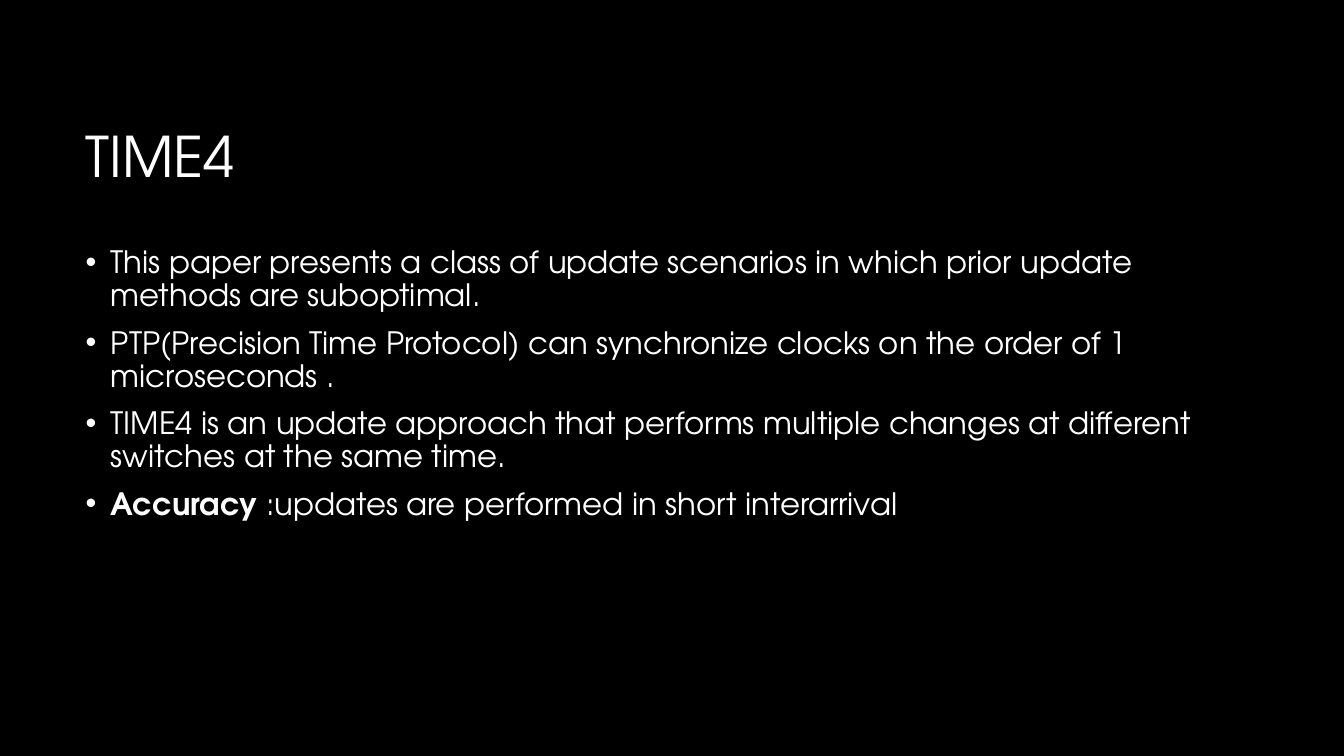
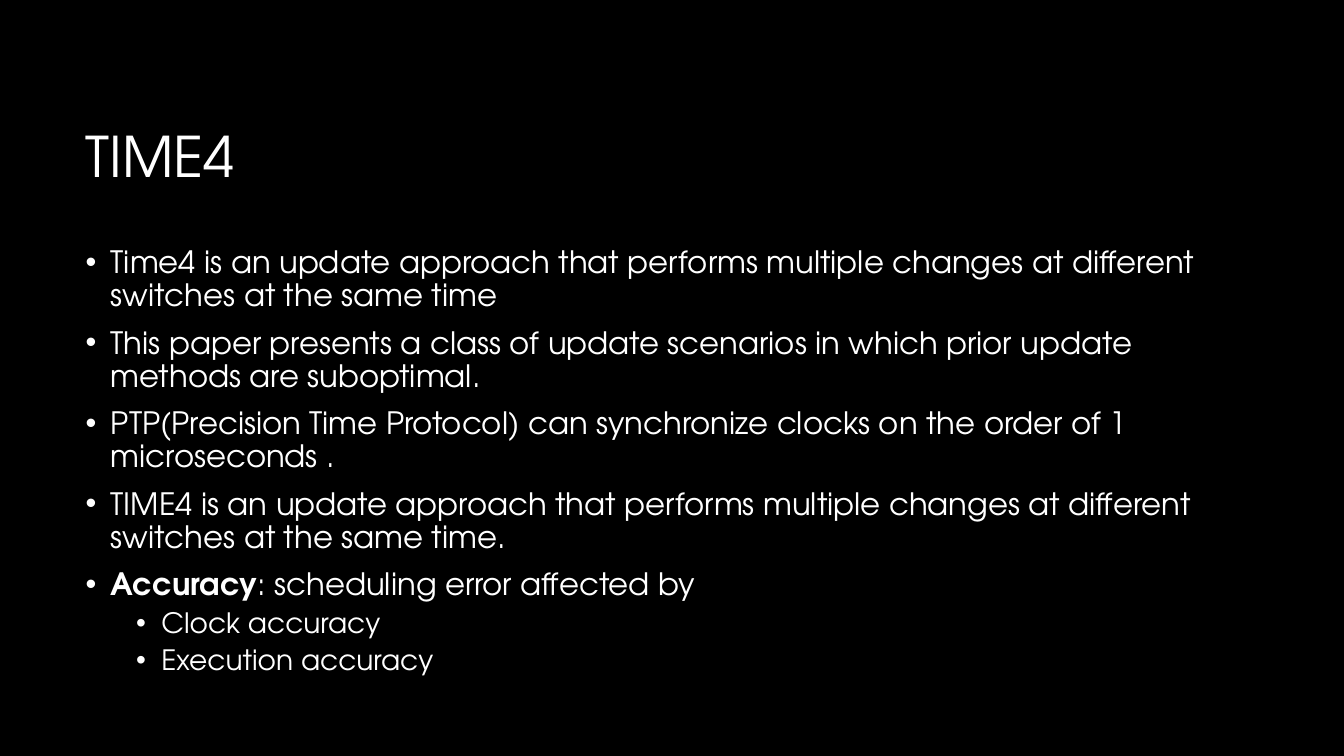
Before and after one commit to arshiarezaei/ConsistentAndFastNetworkUpdateInWirelessTimeSensitiveSoftware-DefinedNetworks, a slide deck: slide 4 of Presentation1.pptx (slide 3 before the commit). Drawn at 1344x756 pixels with LibreOffice and Linux fonts; fonts in the diff are those of the drawing; background and template pictures are left out. Boxes give left, top, right and bottom in pixels: in the first picture for what was removed or moved away, otherwise in the second. Text is boxed around its words. In the diff, an @@ line names an element or a change of style, - is before the commit and + after.

```diff
--- a/Presentation1.pptx
+++ b/Presentation1.pptx
@@ text at [111, 250, 1194, 307]: paragraph added @@
+• Time4 is an update approach that performs multiple changes at different switches at the same time
@@ text at [111, 572, 695, 676]: text changed @@
-• Accuracy :updates are performed in short interarrival
+• Accuracy: scheduling error affected by
+  • Clock accuracy
+  • Execution accuracy
```
Also in this commit, not shown: 2 other slides changed, 9 slides added, 2 slides removed.
